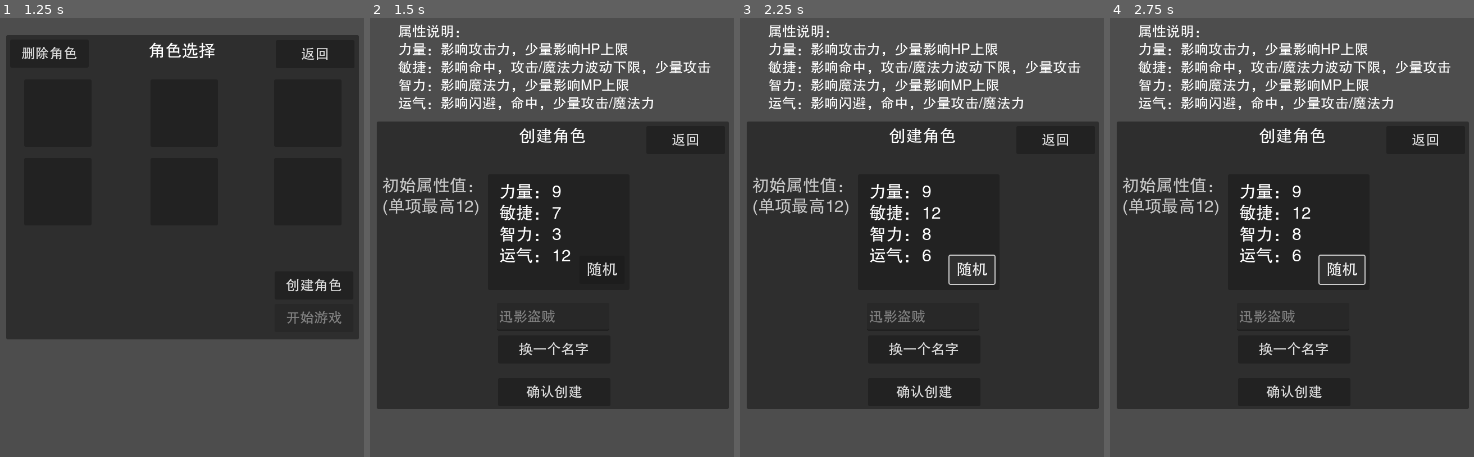
Above: before the commit, frames 1-4 (left to right).
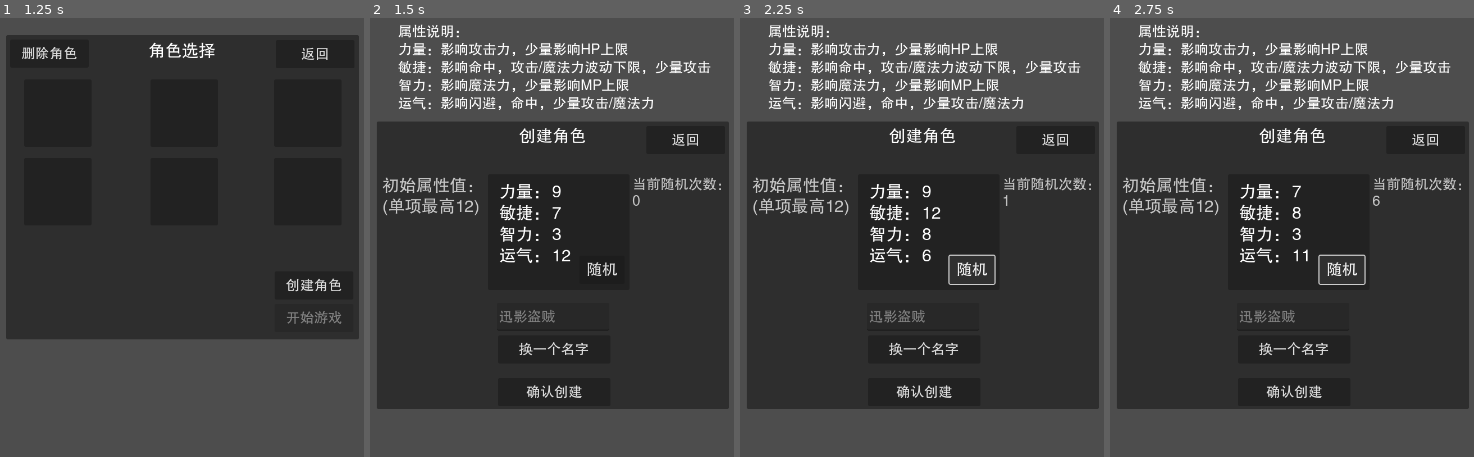
Above: after the commit, the same moments.

Repository: limingboGitHub/TextAdventure
Game: Godot game, scene res://src/scenes/start.tscn
Same seed, same stepped clock (60 frames per second), same inputs: the game is played once before the commit and once after it.
Inputs:
- Up to frame 1 (1.25 s): click "开始游戏" at 0.5 s
- Up to frame 2 (1.5 s): click "创建角色" at 1.25 s
- Up to frame 3 (2.25 s): click "随机" at 2 s
- Up to frame 4 (2.75 s): no input

Frame 1 is identical in both runs. In frame 2, 0.4% of the frame differs, in the area x 72-97%, y 36-43%; in frame 3, 0.4%; in frame 4, 0.6%, in the area x 50-97%, y 36-56%.

Commit message:
feat: 优化随机规则，简化属性随机难度

Diff:
--- a/src/scenes/role_create.gd
+++ b/src/scenes/role_create.gd
@@ -15,6 +15,8 @@
 	4: 10,
 	3: 10
 }
+
+var random_num = 0
 
 # 角色名（随机角色名）
 var role_name_table = [
@@ -92,7 +94,10 @@
 	4种属性点，每种属性点的值在3-12之间
 	属性点随机到的概率见表格@rate_table
 	'''
+	random_num += 1
+
 	var attributes = []
+	var sum = 0
 	for i in 4:
 		var rate = randi() % 100
 		var value = 0
@@ -100,17 +105,39 @@
 			var v = rate_table[k]
 			if rate < v:
 				value = k
+				sum += value
 				break
 			rate -= v
 		attributes.append(value)
-	print(attributes)
+
 	$AttributeRoot/Attribute/Power/Value.text = str(attributes[0])
 	$AttributeRoot/Attribute/Agility/Value.text = str(attributes[1])
 	$AttributeRoot/Attribute/Intell/Value.text = str(attributes[2])
 	$AttributeRoot/Attribute/Luck/Value.text = str(attributes[3])
+	$RandomNum/Num.text = str(random_num)
+
+	# 判断总值是否为46
+	if sum >= 46:
+		$RefreshTimer.stop()
+		_high_light_attribute_modulate()
+
+
+func _high_light_attribute_modulate():
+	$AttributeRoot/Attribute/Power.modulate = Color.GREEN
+	$AttributeRoot/Attribute/Agility.modulate = Color.GREEN
+	$AttributeRoot/Attribute/Intell.modulate = Color.GREEN
+	$AttributeRoot/Attribute/Luck.modulate = Color.GREEN
+
+
+func _clear_attribute_modulate():
+	$AttributeRoot/Attribute/Power.modulate = Color.WHITE
+	$AttributeRoot/Attribute/Agility.modulate = Color.WHITE
+	$AttributeRoot/Attribute/Intell.modulate = Color.WHITE
+	$AttributeRoot/Attribute/Luck.modulate = Color.WHITE
 
 
 func _on_ok_create_bt_pressed() -> void:
+	$RefreshTimer.stop()
 	# 检查角色名是否为空
 	var role_name = $RoleNameLineEdit.text
 	if role_name == "":
@@ -147,8 +174,12 @@
 	# 随机一个角色名称
 	_random_role_name()
 
+	random_num = 0
+	$RandomNum/Num.text = str(random_num)
+
 
 func _on_back_bt_pressed() -> void:
+	$RefreshTimer.stop()
 	go_back.emit()
 	hide()
 
@@ -164,3 +195,13 @@
 		var random_index = randi() % role_name_table.size()
 		var selected_name = role_name_table[random_index]
 		$RoleNameLineEdit.text = selected_name
+
+
+func _on_auto_refresh_bt_pressed() -> void:
+	if $RefreshTimer.is_stopped():
+		$RefreshTimer.start()
+		_clear_attribute_modulate()
+
+
+func _on_refresh_timer_timeout() -> void:
+	_random_allocate()
--- a/src/scenes/role_create.tscn
+++ b/src/scenes/role_create.tscn
@@ -40,6 +40,26 @@
 theme_override_colors/font_color = Color(0.784314, 0.784314, 0.784314, 1)
 text = "初始属性值：
 (单项最高12)"
+
+[node name="RandomNum" type="Label" parent="."]
+layout_mode = 0
+offset_left = 467.0
+offset_top = 741.0
+offset_right = 642.0
+offset_bottom = 770.0
+theme = ExtResource("2_ux6g7")
+theme_override_colors/font_color = Color(0.784314, 0.784314, 0.784314, 1)
+theme_override_font_sizes/font_size = 25
+text = "当前随机次数："
+
+[node name="Num" type="Label" parent="RandomNum"]
+offset_top = 30.0
+offset_right = 175.0
+offset_bottom = 59.0
+theme = ExtResource("2_ux6g7")
+theme_override_colors/font_color = Color(0.784314, 0.784314, 0.784314, 1)
+theme_override_font_sizes/font_size = 25
+text = "0"
 
 [node name="AttributeRoot" type="Panel" parent="."]
 layout_mode = 0
@@ -174,7 +194,11 @@
 智力：影响魔法力，少量影响MP上限
 运气：影响闪避，命中，少量攻击/魔法力"
 
-[connection signal="pressed" from="AttributeRoot/RandomBt" to="." method="_on_random_bt_pressed"]
+[node name="RefreshTimer" type="Timer" parent="."]
+wait_time = 0.1
+
+[connection signal="pressed" from="AttributeRoot/RandomBt" to="." method="_on_auto_refresh_bt_pressed"]
 [connection signal="pressed" from="OKCreateBt" to="." method="_on_ok_create_bt_pressed"]
 [connection signal="pressed" from="RandomNameBt" to="." method="_on_random_name_bt_pressed"]
 [connection signal="pressed" from="BackBt" to="." method="_on_back_bt_pressed"]
+[connection signal="timeout" from="RefreshTimer" to="." method="_on_refresh_timer_timeout"]
